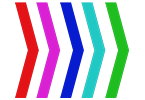
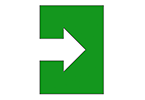
Before/after of a 145 × 100 layered artwork. What changed in the layer stack:
hid "logo" (1st of 2) over [15, 2, 129, 98]
added layer "logo" (2nd of 2) above "Background" over [35, 2, 109, 98]
